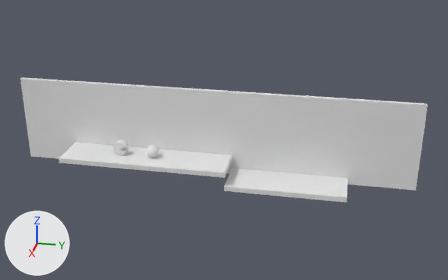
One commit to the Blender file scenes/Cheese.blend: the scene before it, then after it.
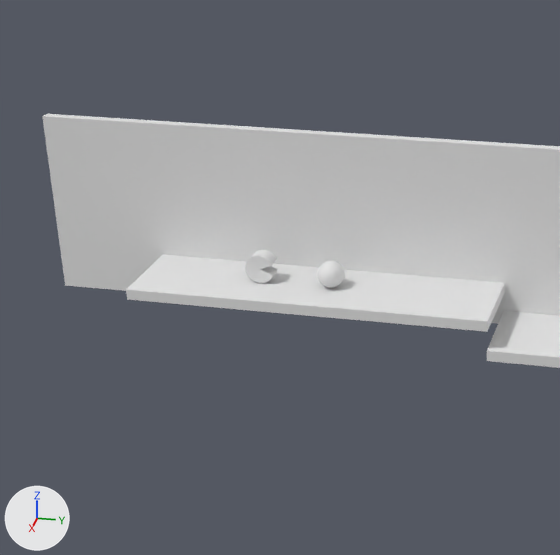
Each version appears first whole from a 50 mm lens placed at (247.6, 56.3, 128.3), pointed at (-1.8, 7.0, 18.4), and next in a close-up on the part from 0% to 58% of the width and 9% to 100% of the height. The axes (+X, +Y, +Z) are drawn at lower left. The lights are the same throughout. Objects named as collision shapes, trigger or cutter boxes, shadow casters or lower levels of detail are left out.

The scene before the commit, as lines of its bpy script (objects in view):
```python
me_cube_001 = bpy.data.meshes.new('Cube.001')
me_cube_001.from_pydata(...)  # a box spanning x -1.0..1.0, y -1.0..1.0, z -1.0..1.0
me_cube_002 = bpy.data.meshes.new('Cube.002')
me_cube_002.from_pydata(...)  # a box spanning x -1.0..1.0, y -1.0..1.0, z -1.0..1.0
me_sphere = bpy.data.meshes.new('Sphere')
me_sphere.from_pydata(...)  # a UV sphere (32 segments, 16 rings, poles along z) spanning x -1.0..1.0, y -1.0..1.0, z -1.0..1.0
ob_cheese_wheel = bpy.data.objects.new('Cheese_Wheel', me_sphere)
ob_cheese_wheel.location = (-0.5, -26.0, 10.6)
ob_cheese_wheel.scale = (2.84, 2.84, 2.84)
ob_countertop = bpy.data.objects.new('CounterTop', me_cube_001)
ob_countertop.location = (0.0, -29.2, 6.6)
ob_countertop.scale = (9.39, 38.6, 1.15)
ob_wall = bpy.data.objects.new('Wall', me_cube_002)
ob_wall.location = (-10.4, 0.0, 18.1)
ob_wall.scale = (1.0, 92.5, 20.2)
# also in view: 'Cold_Plate' at (0.0, -4.4, 7.8); 'Hot_Plate' at (0.0, -43.3, 7.8); 'Wheel_Prototype' at (-0.5, -41.3, 11.1); 'Floor' at (0.0, 35.8, 0.0)
```
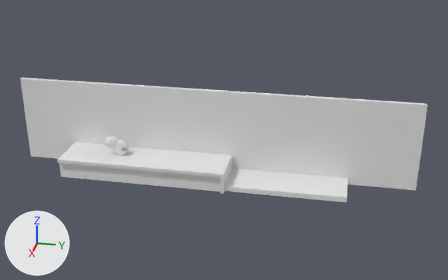
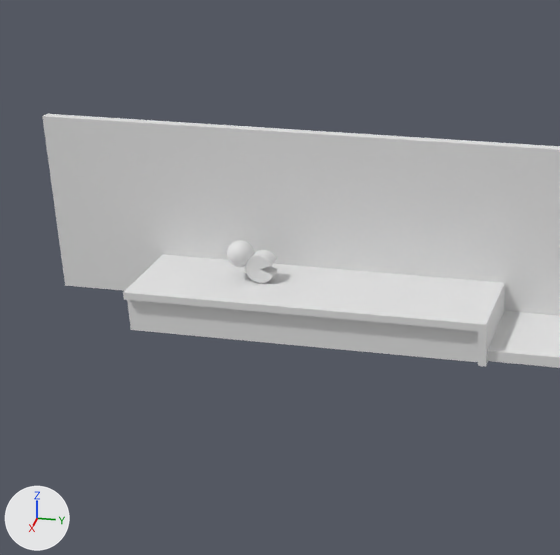
Commit message: Fixed cheese scene

Boxes [x1, y1, x2, y2] around the edits, measured in the close-ups (560 x 555 px):
```json
{"object": "CounterTop", "change": "reshaped, moved, rescaled", "before": [126, 255, 505, 332], "after": [123, 255, 505, 367], "on screen": "45% taller"}
{"object": "Cheese_Wheel", "change": "moved", "before": [317, 261, 344, 288], "after": [227, 240, 254, 267]}
```

Scene script edits in JSON lines:
```json
{"op": "set", "path": "ob_countertop.scale", "old": "(9.39, 38.6, 1.15)", "new": "(1.0, 1.0, 1.0)"}
{"op": "set", "path": "ob_countertop", "old": "bpy.data.objects.new('CounterTop', me_cube_001)", "new": "bpy.data.objects.new('CounterTop', me_cube_004)"}
{"op": "set", "path": "ob_countertop.location", "old": "(0.0, -29.2, 6.6)", "new": "(0.0, 0.0, 0.0)"}
{"op": "set", "path": "ob_cheese_wheel.location", "old": "(-0.5, -26.0, 10.6)", "new": "(-0.5, -45.8, 13.6)"}
```
